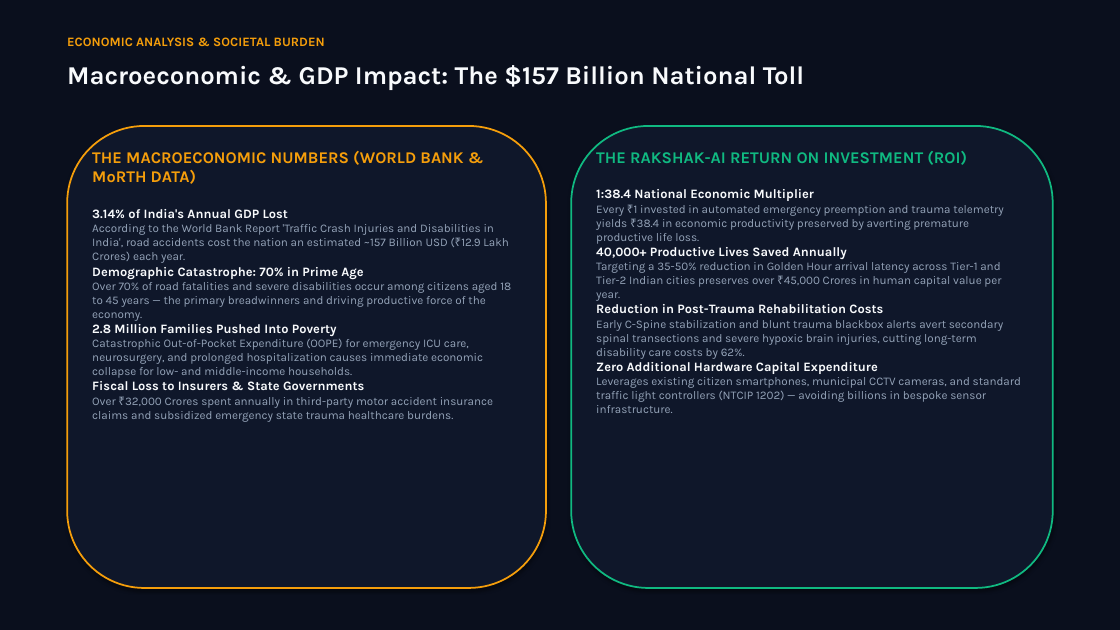
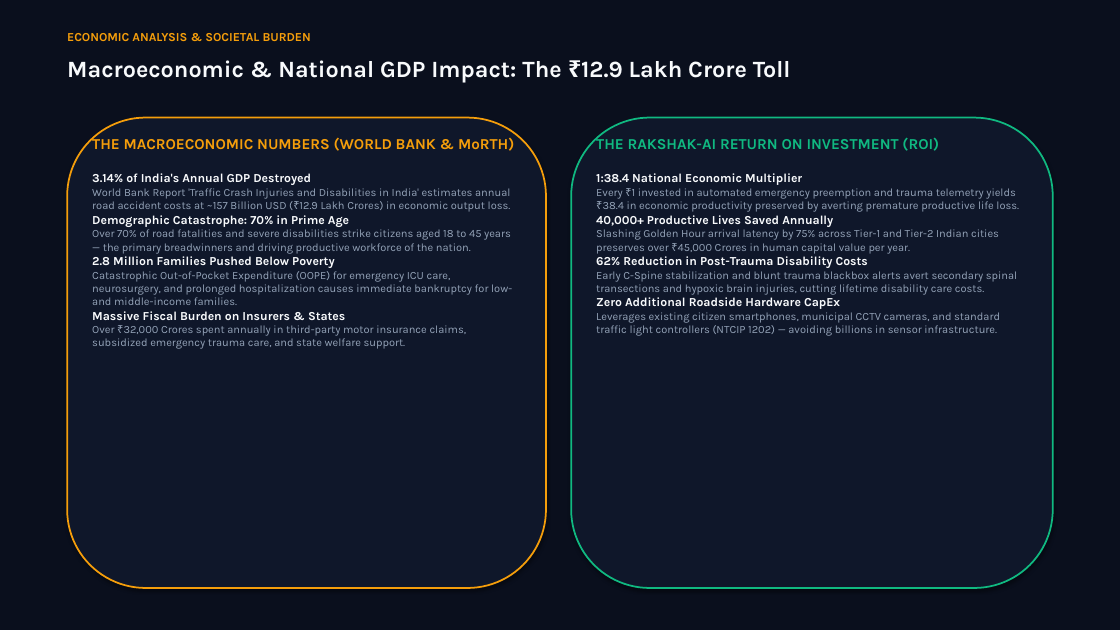
Before and after one commit to StevinJoseph22/Rakshak-AI, a slide deck: slide 3 of Vikist Blueprint/2. PITCH FILES/Rakshak_AI_Master_Presentation.pptx. Drawn at 1120x630 pixels with LibreOffice and Linux fonts; fonts in the diff are those of the drawing. Boxes give left, top, right and bottom in pixels: in the first picture for what was removed or moved away, otherwise in the second. Text is boxed around its words. In the diff, an @@ line names an element or a change of style, - is before the commit and + after.

```diff
--- a/Vikist Blueprint/2. PITCH FILES/Rakshak_AI_Master_Presentation.pptx
+++ b/Vikist Blueprint/2. PITCH FILES/Rakshak_AI_Master_Presentation.pptx
@@ text "ECONOMIC ANALYSIS & SOCIETAL BURDEN" at bbox=[67, 33, 311, 41]: size 11 to 10.5 pt @@
@@ text at bbox=[67, 60, 791, 83]: text changed; size 22 to 20 pt @@
-Macroeconomic & GDP Impact: The $157 Billion National Toll
+Macroeconomic & National GDP Impact: The ₹12.9 Lakh Crore Toll
@@ rounded rectangle: place and size @@
-rounded rectangle at bbox=[67, 126, 546, 588]
+rounded rectangle at bbox=[67, 118, 546, 588]
@@ rounded rectangle: place and size @@
-rounded rectangle at bbox=[571, 126, 1053, 588]
+rounded rectangle at bbox=[571, 118, 1053, 588]
@@ text at bbox=[92, 136, 514, 349]: text changed; size 10 to 9.5 pt @@
-THE MACROECONOMIC NUMBERS (WORLD BANK & MoRTH DATA)
-3.14% of India's Annual GDP Lost
-According to the World Bank Report 'Traffic Crash Injuries and Disabilities in India', road accidents cost the nation an estimated ~157 Billion USD (₹12.9 Lakh Crores) each year.
-Demographic Catastrophe: 70% in Prime Age
-Over 70% of road fatalities and severe disabilities occur among citizens aged 18 to 45 years — the primary breadwinners and driving productive force of the economy.
-2.8 Million Families Pushed Into Poverty
-Catastrophic Out-of-Pocket Expenditure (OOPE) for emergency ICU care, neurosurgery, and prolonged hospitalization causes immediate economic collapse for low- and middle-income households.
-Fiscal Loss to Insurers & State Governments
-Over ₹32,000 Crores spent annually in third-party motor accident insurance claims and subsidized emergency state trauma healthcare burdens.
+THE MACROECONOMIC NUMBERS (WORLD BANK & MoRTH)
+3.14% of India's Annual GDP Destroyed
+World Bank Report 'Traffic Crash Injuries and Disabilities in India' estimates annual road accident costs at ~157 Billion USD (₹12.9 Lakh Crores) in economic output loss.
+Demographic Catastrophe: 70% in Prime Age
+Over 70% of road fatalities and severe disabilities strike citizens aged 18 to 45 years — the primary breadwinners and driving productive workforce of the nation.
+2.8 Million Families Pushed Below Poverty
+Catastrophic Out-of-Pocket Expenditure (OOPE) for emergency ICU care, neurosurgery, and prolonged hospitalization causes immediate bankruptcy for low- and middle-income families.
+Massive Fiscal Burden on Insurers & States
+Over ₹32,000 Crores spent annually in third-party motor insurance claims, subsidized emergency trauma care, and state welfare support.
@@ text "THE RAKSHAK-AI RETURN ON INVESTMENT ...": place and size @@
-text "THE RAKSHAK-AI RETURN ON INVESTMENT ..." at bbox=[596, 151, 1021, 413]
+text "THE RAKSHAK-AI RETURN ON INVESTMENT ..." at bbox=[596, 136, 1019, 336]
@@ text at bbox=[596, 136, 1019, 212]: size 14 to 13 pt in "THE RAKSHAK-AI RETURN ON INVESTMENT (ROI)"; size 11 to 10.5 pt in "1:38.4 National Economic Multiplier"; size 10 to 9.5 pt in "Every ₹1 invested in automated emergency preemption ..." @@
@@ text at bbox=[596, 229, 1017, 336]: text changed; size 10 to 9.5 pt @@
-40,000+ Productive Lives Saved Annually
-Targeting a 35-50% reduction in Golden Hour arrival latency across Tier-1 and Tier-2 Indian cities preserves over ₹45,000 Crores in human capital value per year.
-Reduction in Post-Trauma Rehabilitation Costs
-Early C-Spine stabilization and blunt trauma blackbox alerts avert secondary spinal transections and severe hypoxic brain injuries, cutting long-term disability care costs by 62%.
-Zero Additional Hardware Capital Expenditure
-Leverages existing citizen smartphones, municipal CCTV cameras, and standard traffic light controllers (NTCIP 1202) — avoiding billions in bespoke sensor infrastructure.
+40,000+ Productive Lives Saved Annually
+Slashing Golden Hour arrival latency by 75% across Tier-1 and Tier-2 Indian cities preserves over ₹45,000 Crores in human capital value per year.
+62% Reduction in Post-Trauma Disability Costs
+Early C-Spine stabilization and blunt trauma blackbox alerts avert secondary spinal transections and hypoxic brain injuries, cutting lifetime disability care costs.
+Zero Additional Roadside Hardware CapEx
+Leverages existing citizen smartphones, municipal CCTV cameras, and standard traffic light controllers (NTCIP 1202) — avoiding billions in sensor infrastructure.
```
Also in this commit, not shown: 15 other slides changed, 4 slides added, 2 slides removed, 8 other files.
